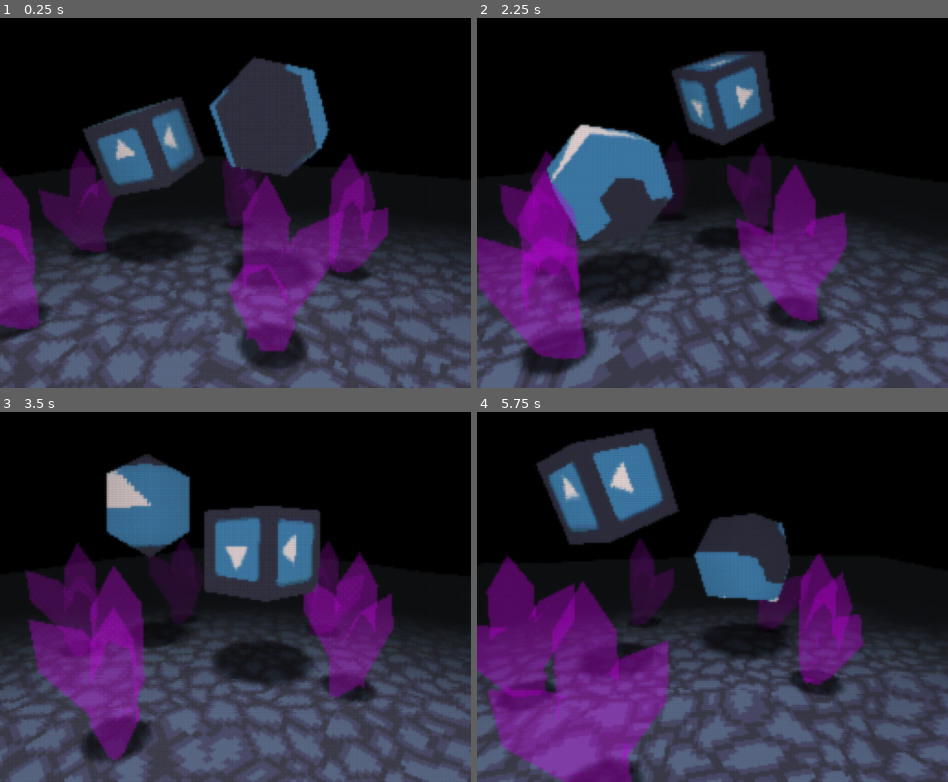
Above: before the commit, frames 1-4 (two rows, left to right).
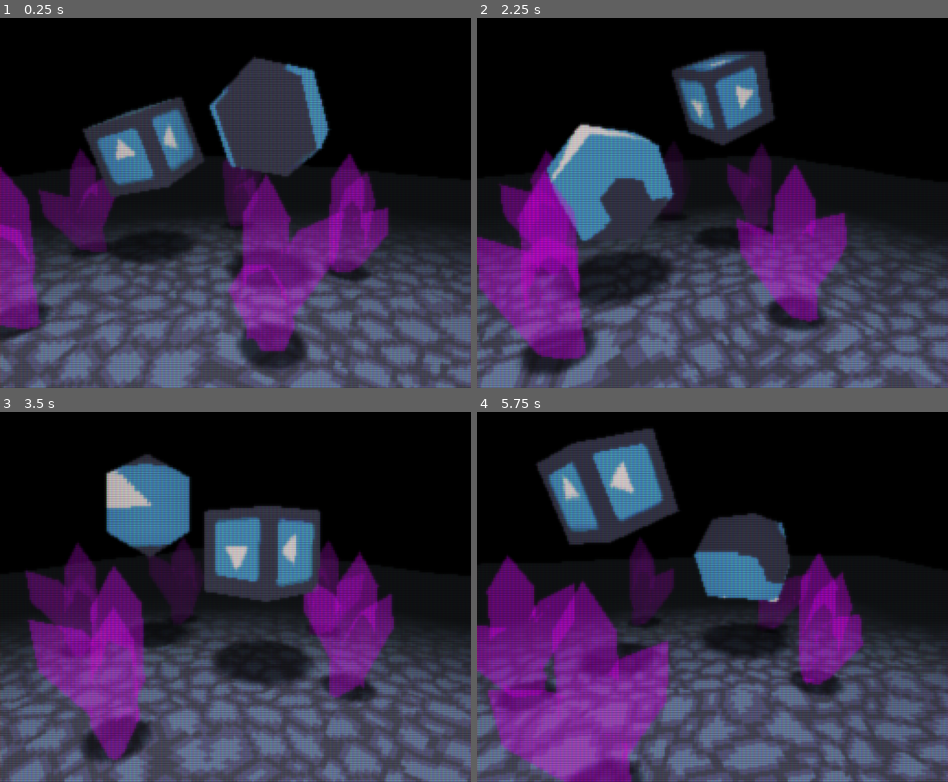
Above: after the commit, the same moments.

Repository: MenacingMecha/godot-psx-style-demo
Game: Godot game, scene res://post_process_viewport.tscn
Two runs of this game, one before a commit and one after it. Both use one fixed random seed, a clock stepped at 60 frames per second and the inputs below. The engine's default icon, where the game draws it, is replaced by a stand-in: a white triangle on a blue panel in a dark square.
Inputs:
- Up to frame 1 (0.25 s): no input
- Up to frame 2 (2.25 s): tap 1 (kb_1) at 0.6, 2.1 s; tap 2 (kb_2) at 1.35 s
- Up to frame 3 (3.5 s): tap 2 (kb_2) at 2.85 s
- Up to frame 4 (5.75 s): tap 1 (kb_1) at 3.6, 5.1 s; tap 2 (kb_2) at 4.35 s

The runs differ from the first frame. In frame 1, 30% of the frame differs, in the area x 0-100%, y 11-100%; in frame 2, 29%; in frame 3, 31%; in frame 4, 31%.

Commit message:
Added variable glow to lcd_post_process.shader

Diff:
--- a/post_process_viewport.tscn
+++ b/post_process_viewport.tscn
@@ -7,10 +7,11 @@
 [sub_resource type="ShaderMaterial" id=1]
 shader = ExtResource( 1 )
 shader_param/enabled = true
-shader_param/opacity = 0.2
+shader_param/blur_scale = Vector2( 0.35, 0.35 )
+shader_param/blur_samples = 10.0
+shader_param/glow_strength = 1.8
+shader_param/lcd_opacity = 0.55
 shader_param/scanline_gap = 5
-shader_param/blur_scale = Vector2( 0.1, 0.1 )
-shader_param/blur_samples = 50.0
 
 [node name="ViewportContainer" type="ViewportContainer"]
 material = SubResource( 1 )
--- a/shaders/lcd_post_process.shader
+++ b/shaders/lcd_post_process.shader
@@ -1,10 +1,13 @@
 shader_type canvas_item;
 
 uniform bool enabled = true;
-uniform float opacity = 0.5;
-uniform int scanline_gap = 5;
 uniform vec2 blur_scale = vec2(0.1, 0.0);
 uniform float blur_samples = 50.0;
+uniform float glow_strength = 1.5;
+uniform float lcd_opacity = 0.5;
+uniform int scanline_gap = 5;
+
+const float PI2 = 6.283185307179586476925286766559;
 
 // http://theorangeduck.com/page/avoiding-shader-conditionals
 float when_eq(int x, int y)
@@ -30,9 +33,6 @@
     return lcdColor;
 }
 
-// const float blur_samples = 71.0;
-// const float blur_samples = 50.0;
-const float PI2 = 6.283185307179586476925286766559;
 
 float gaussian(float x)
 {
@@ -48,8 +48,6 @@
     if (enabled)
     {
         // TODO: move calculating the blur to a seperate method
-        // TODO: try a second vertical pass
-
         float weight = 0.0;
         float total_weight = 0.0;
         vec2 scale_horiz = TEXTURE_PIXEL_SIZE * vec2(blur_scale.x, 0.0);
@@ -78,8 +76,9 @@
 
         int pos_x = int(mod(FRAGCOORD.x, 3.0));
         int pos_y = int(mod(FRAGCOORD.y, float(scanline_gap)));
-        vec4 lcd = blur * mix(vec4(1), lcdColor(pos_x, pos_y), opacity);
-        COLOR = lcd;
+        vec4 lcd_overlay_tex = lcdColor(pos_x, pos_y);
+
+        COLOR = (blur * vec4(glow_strength)) * mix(vec4(1), lcd_overlay_tex, lcd_opacity);
     }
     else
     {
